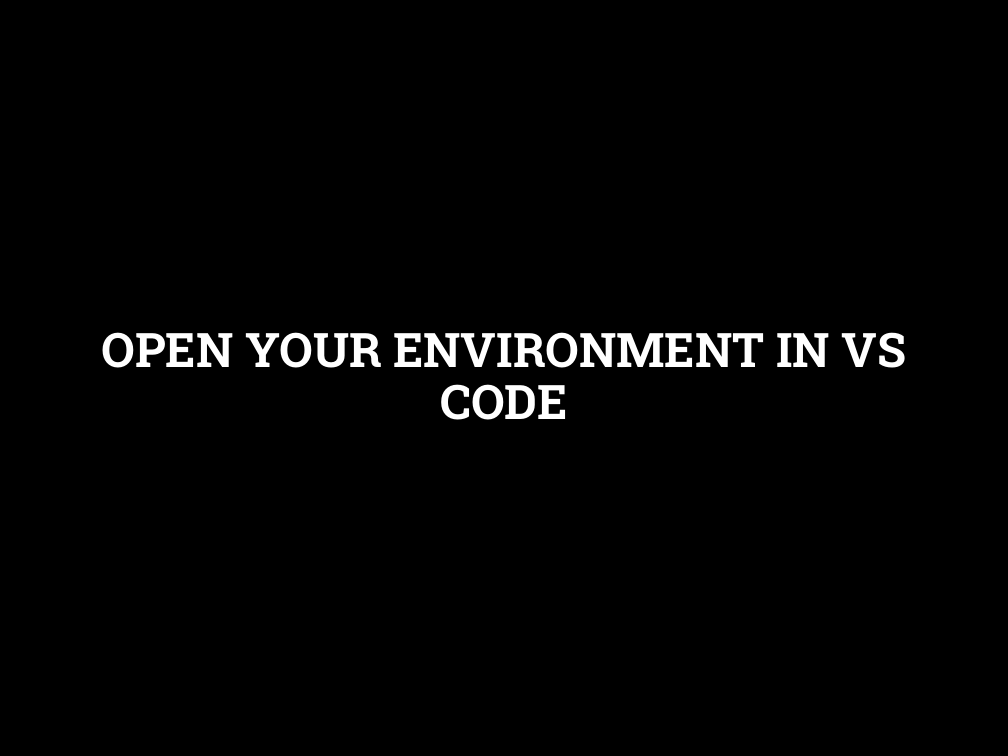
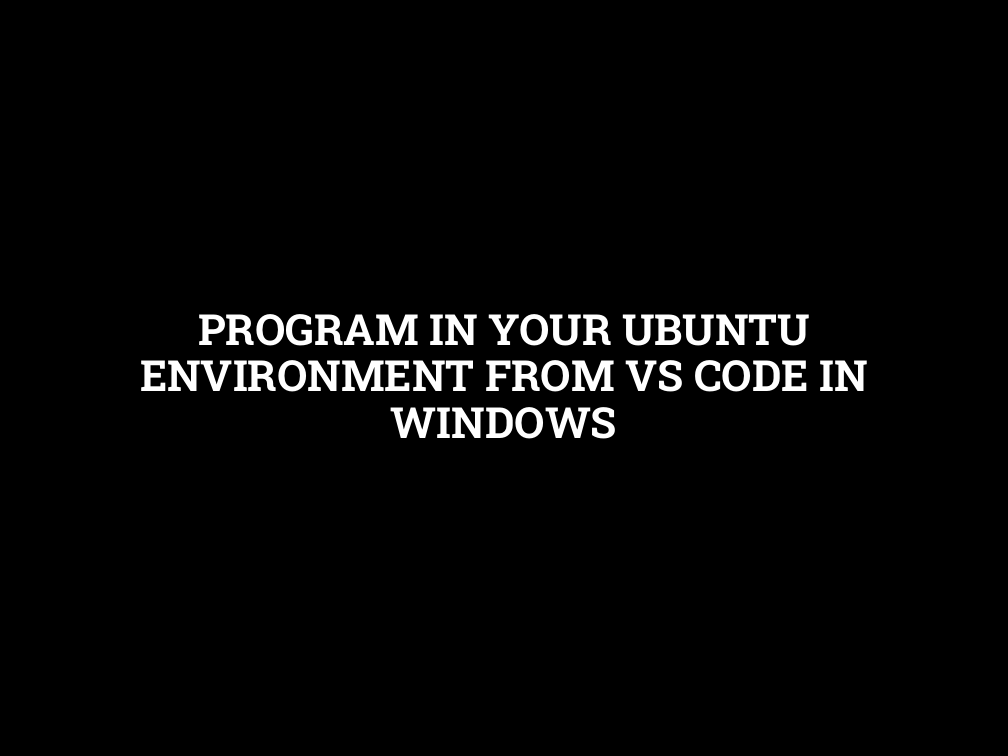
Before and after one commit to ChristopherAlanMurphy/TensorFlow.GPU.Windows11.via.WSL2, a slide deck: slide 17 of Presenation_TensorFlowOnWindows11forGPU.pptx. Drawn at 1008x756 pixels with LibreOffice and Linux fonts; fonts in the diff are those of the drawing; background and template pictures are left out. Boxes give left, top, right and bottom in pixels: in the first picture for what was removed or moved away, otherwise in the second. Text is boxed around its words. In the diff, an @@ line names an element or a change of style, - is before the commit and + after.

```diff
--- a/Presenation_TensorFlowOnWindows11forGPU.pptx
+++ b/Presenation_TensorFlowOnWindows11forGPU.pptx
@@ title at bbox=[140, 314, 867, 439]: text changed; size 34 to 30.6 pt @@
-OPEN YOUR ENVIRONMENT IN VS CODE
+PROGRAM IN YOUR UBUNTU ENVIRONMENT FROM VS CODE IN WINDOWS
```
Also in this commit, not shown: 4 other slides changed, 1 slide added.
